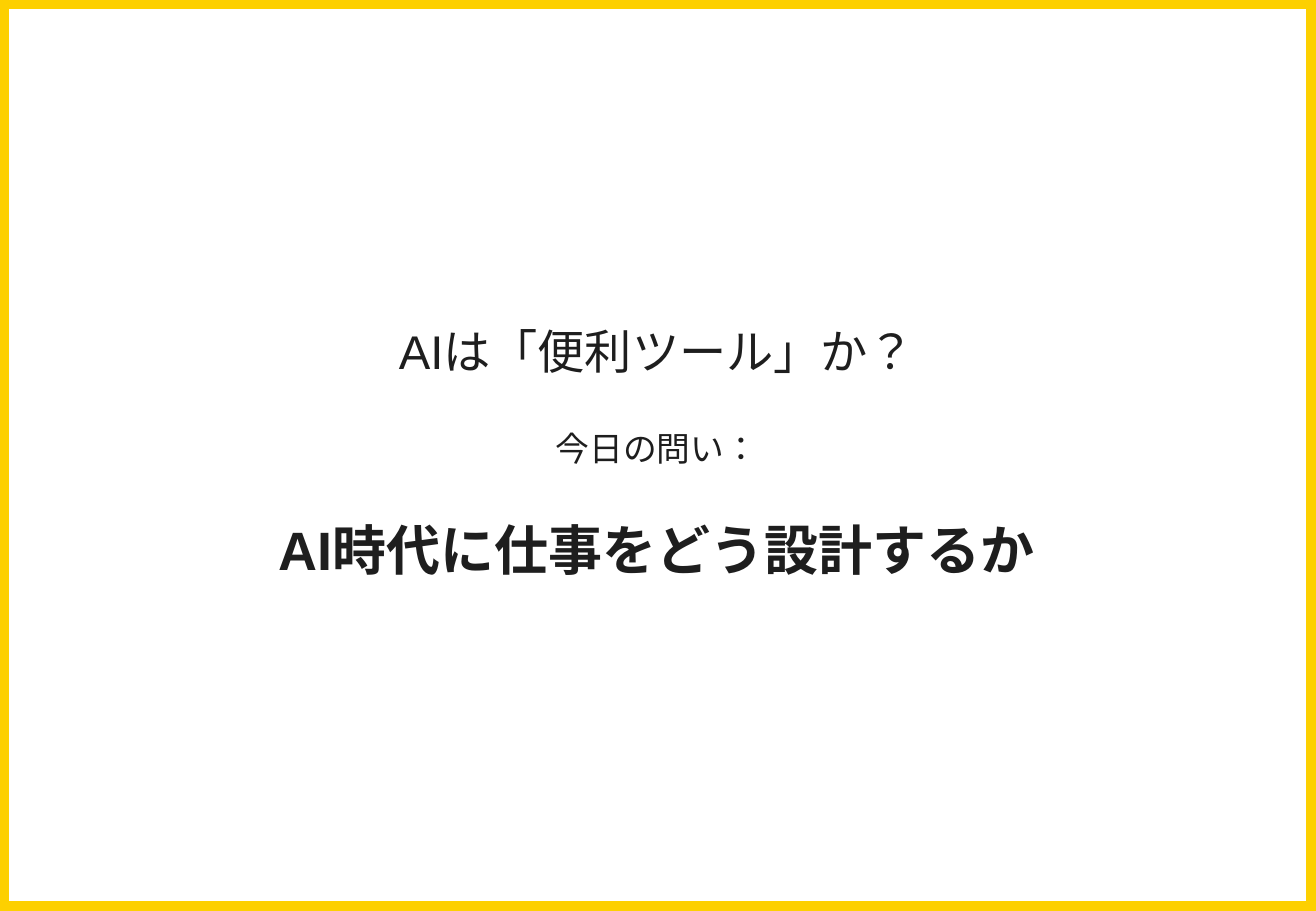
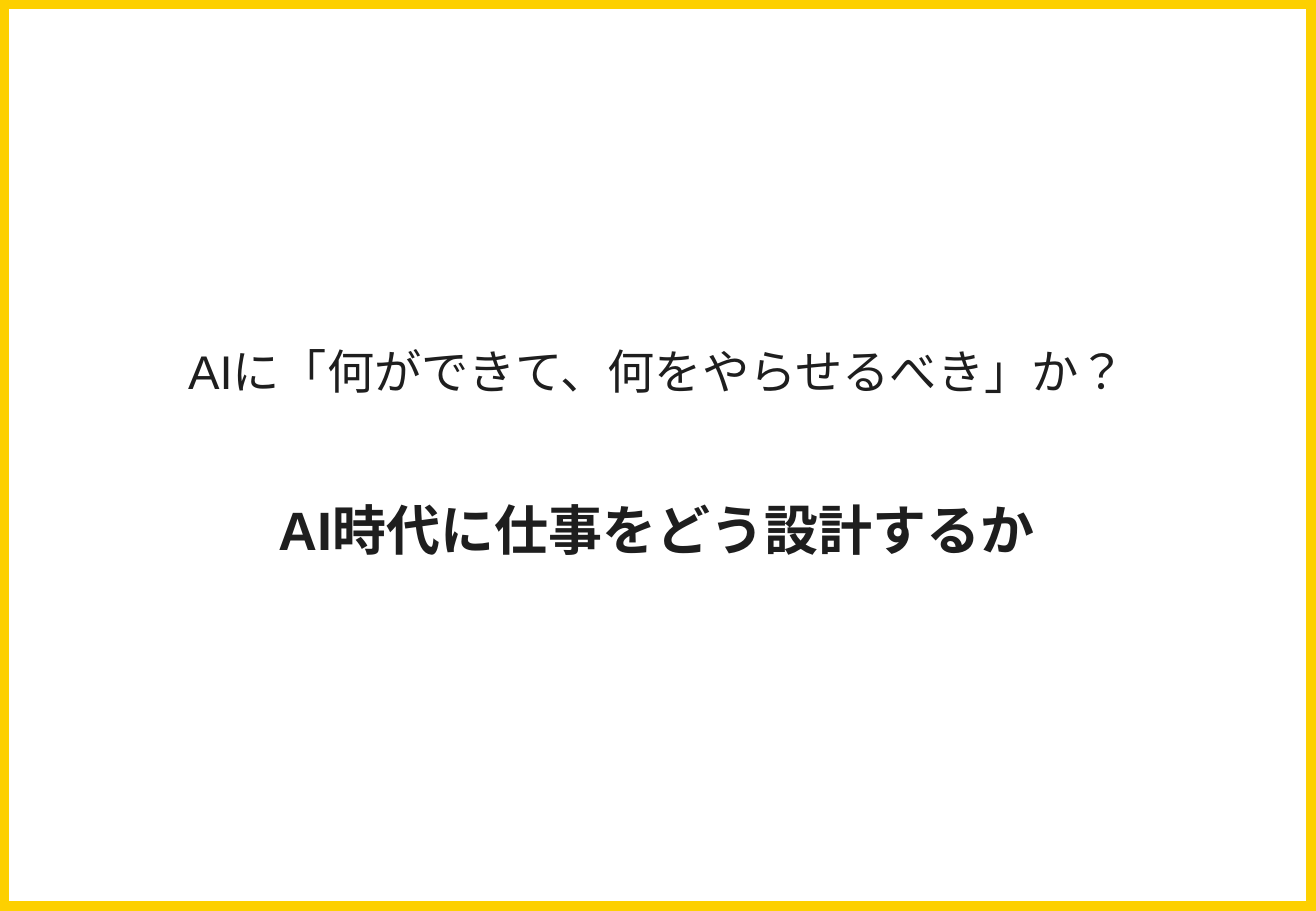
Before and after one commit to Mori-Taiki/Presentation, a slide deck: slide 2 of TechMeeting202604/techmeeting20260406.pptx. Drawn at 1316x911 pixels with LibreOffice and Linux fonts; fonts in the diff are those of the drawing; background and template pictures are left out. Boxes give left, top, right and bottom in pixels: in the first picture for what was removed or moved away, otherwise in the second. Text is boxed around its words. In the diff, an @@ line names an element or a change of style, - is before the commit and + after.

```diff
--- a/TechMeeting202604/techmeeting20260406.pptx
+++ b/TechMeeting202604/techmeeting20260406.pptx
@@ text at (188, 352, 1126, 393): text changed @@
-AIは「便利ツール」か？
-今日の問い：
+AIに「何ができて、何をやらせるべき」か？
```
Also in this commit, not shown: 3 other slides changed, 2 slides added, 3 other files.
